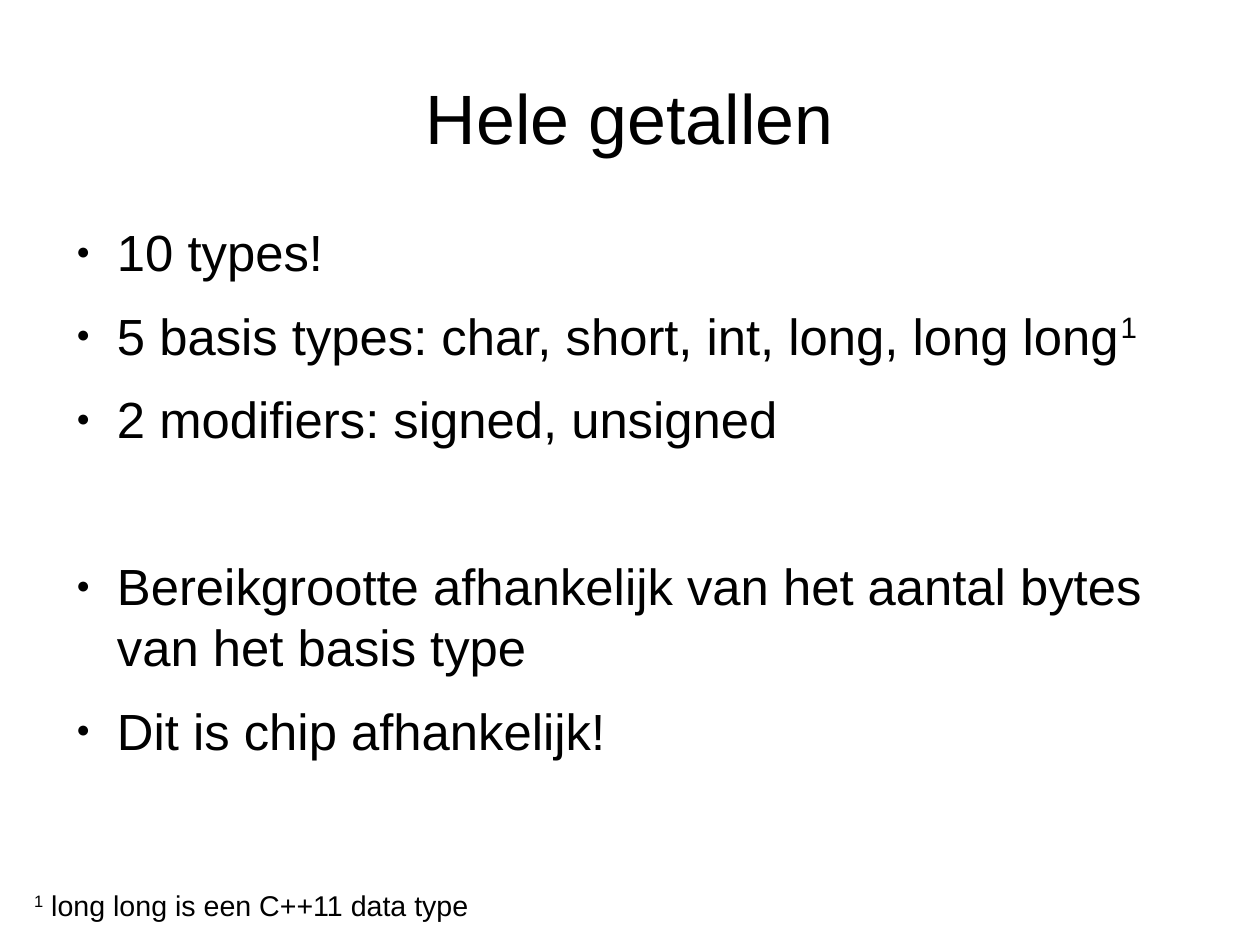
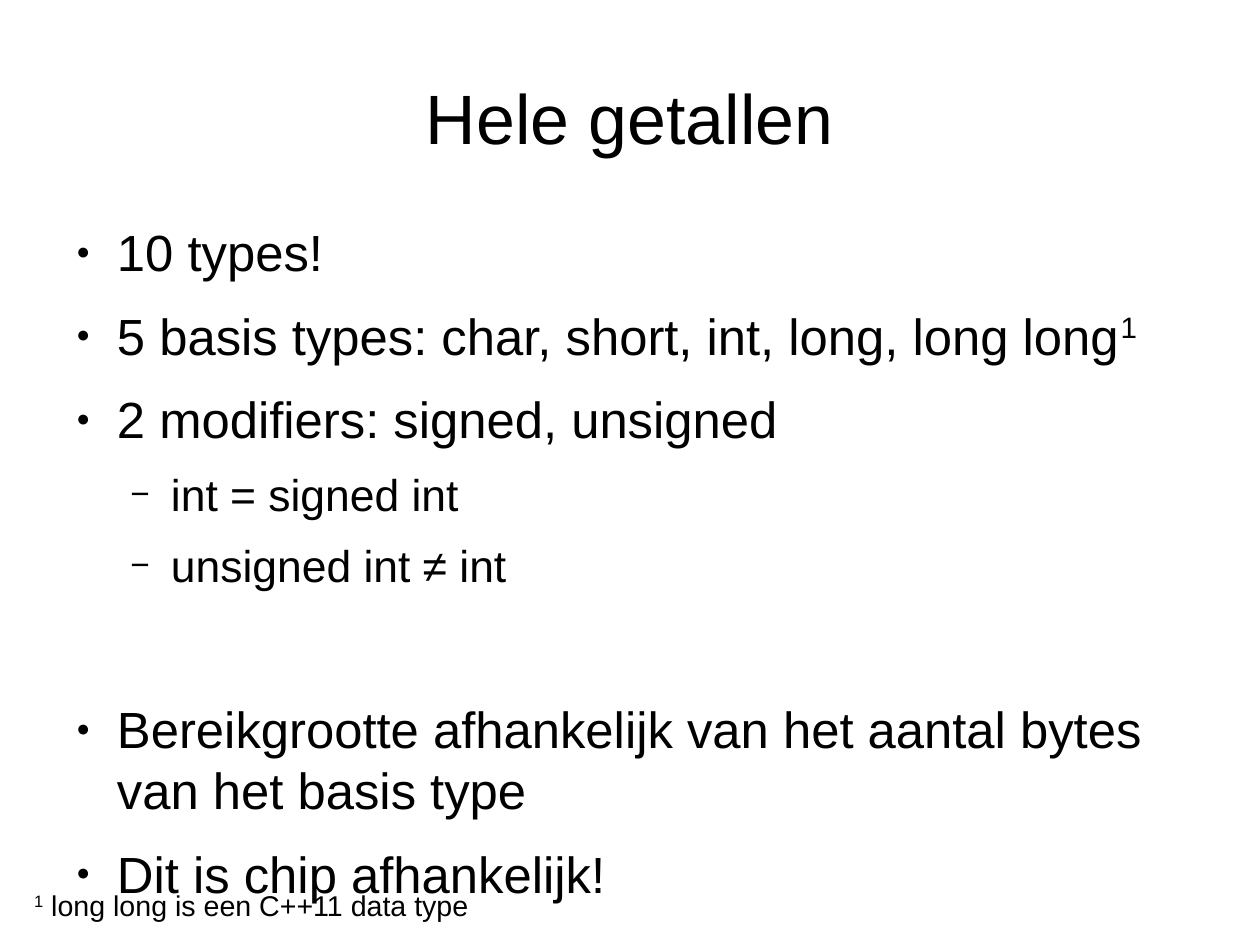
Before and after one commit to djog/arduino_cursus, a slide deck: slide 5 of Raw/DataTypesVanGetallenEnSnelheid.odp. Drawn at 1260x945 pixels with LibreOffice and Linux fonts; fonts in the diff are those of the drawing. Boxes give left, top, right and bottom in pixels: in the first picture for what was removed or moved away, otherwise in the second. Text is boxed around its words. In the diff, an @@ line names an element or a change of style, - is before the commit and + after.

```diff
--- a/Raw/DataTypesVanGetallenEnSnelheid.odp
+++ b/Raw/DataTypesVanGetallenEnSnelheid.odp
@@ text at (171, 478, 506, 592): paragraphs added @@
+  − int = signed int
+  − unsigned int ≠ int
```
Also in this commit, not shown: 7 other slides changed, 2 slides added, 2 slides removed, 15 other files.
